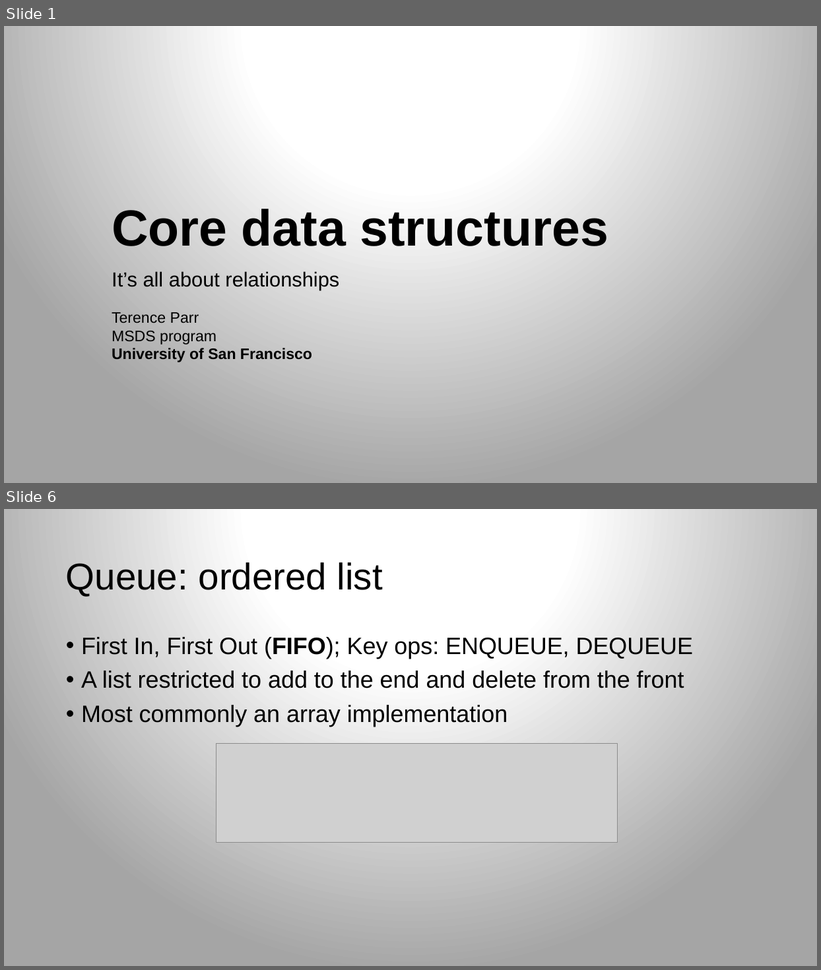
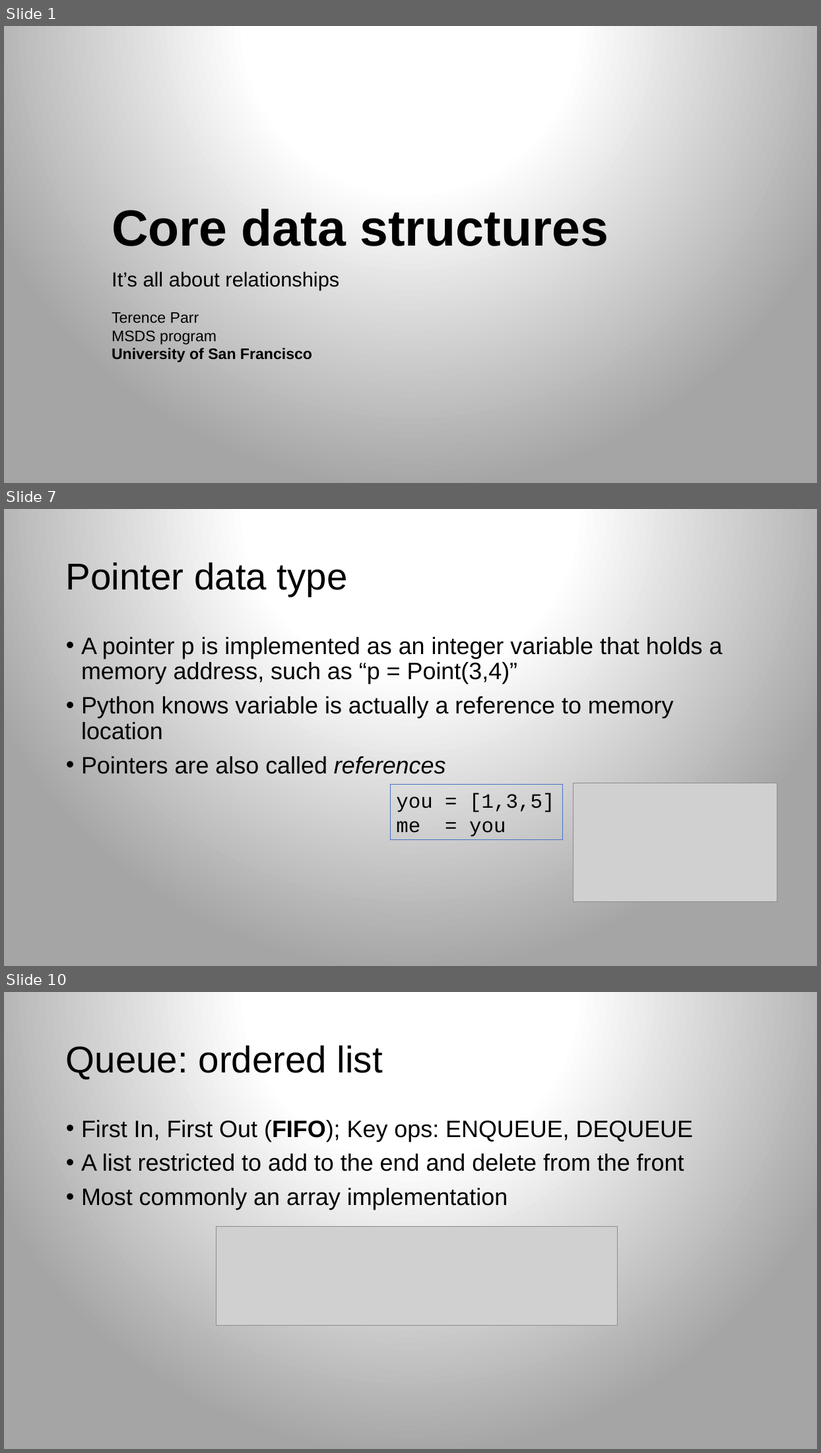
Before and after one commit to parrt/msds689, a slide deck: notes/core-data-structures.pptx. Shown one above the other, each under a label of ours: slides 1 and 6 before the commit, slides 1, 7 and 10 after it; the slides between them are not shown. The pictures are 821x970 and 821x1453 pixels, drawn with LibreOffice and Linux fonts; fonts in the diff are those of the drawing; grey boxes stand for pictures; background and template pictures are left out. Boxes give left, top, right and bottom in pixels: in the first picture for what was removed or moved away, otherwise in the second. Text is boxed around its words. In the diff, an @@ line names an element or a change of style, - is before the commit and + after.

```diff
--- a/notes/core-data-structures.pptx
+++ b/notes/core-data-structures.pptx
@@ slide 7 added at [4, 509, 817, 966], background gradient #FFFFFF to #A5A5A5 @@
@@ title added at [66, 562, 348, 596], 44 pt, text #000000 @@
+Pointer data type
@@ text added at [81, 637, 723, 774], 28 pt, text #000000 @@
+• A pointer p is implemented as an integer variable that holds a memory address, such as “p = Point(3,4)”
+• Python knows variable is actually a reference to memory location
+• Pointers are also called references
@@ rectangle added at [390, 785, 562, 840], outline #4472C4 0.75 pt, 24 pt, text #000000 @@
+you = [1,3,5]
+me = you
@@ picture added at [573, 784, 778, 902] @@
@@ what was slide 6 is now slide 10 @@
```
Also in this commit, not shown: 9 slides changed, 5 other slides added, 2 slides removed, 4 other files.
